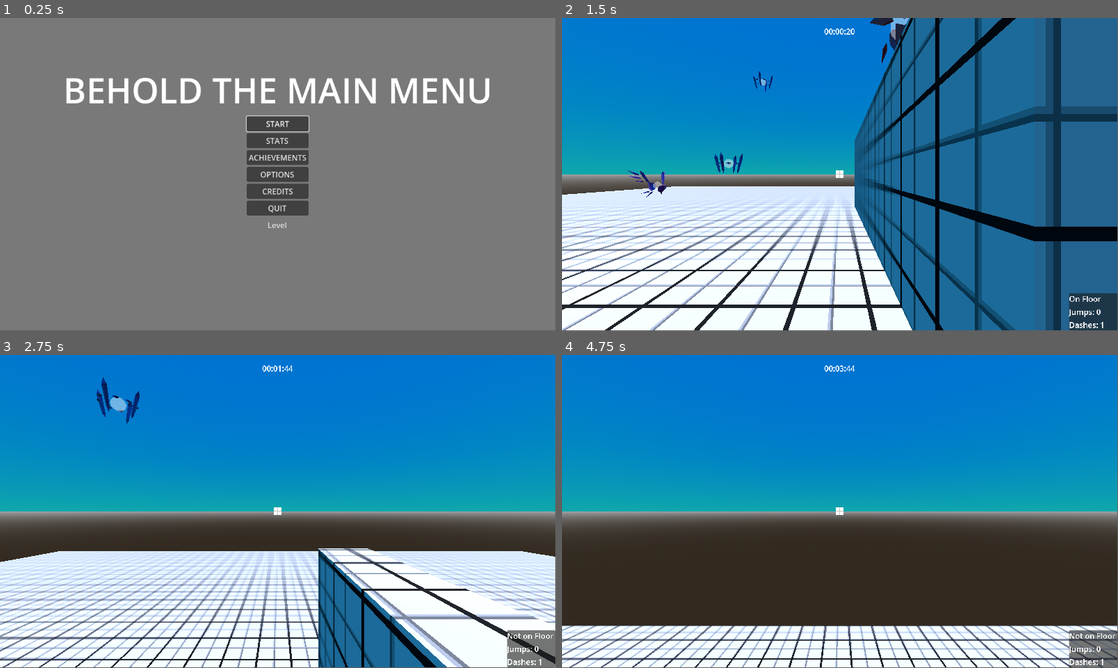
Above: before the commit, frames 1-4 (two rows, left to right).
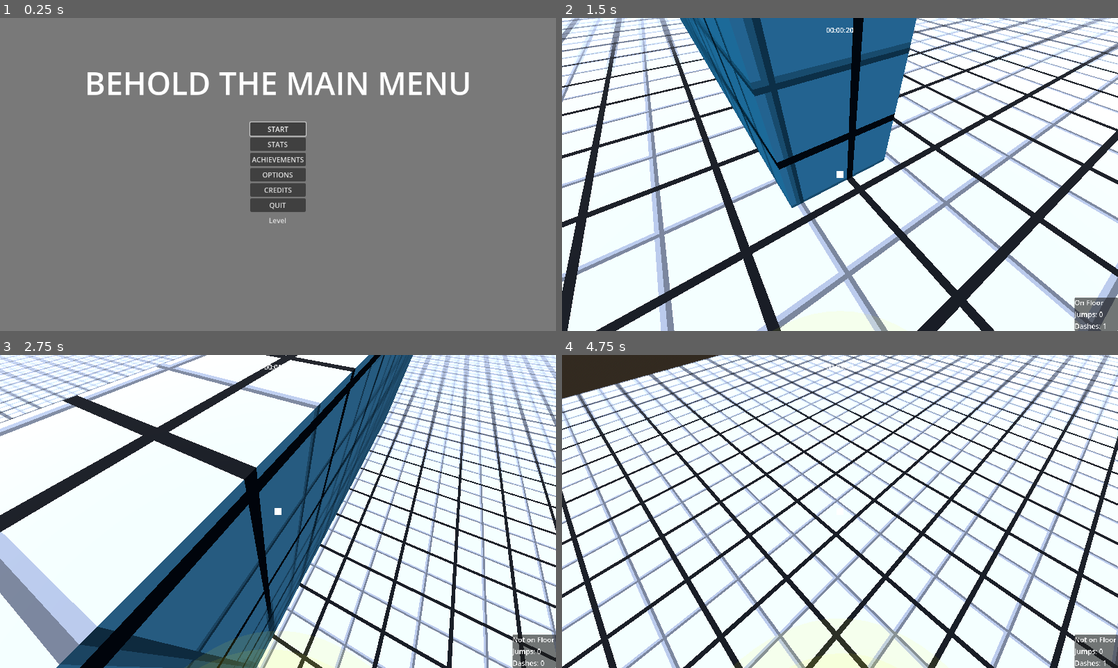
Above: after the commit, the same moments.

Repository: lucasrumney94/GodotGoneWild
Game: Godot game, scene res://Main/main_menu.tscn
Two runs of this game, one before a commit and one after it. Both use one fixed random seed, a clock stepped at 60 frames per second and the inputs below. The engine's default icon, where the game draws it, is replaced by a stand-in: a white triangle on a blue panel in a dark square. A sky picture missing from this copy of the repository is replaced by a grey-blue gradient.
Inputs (mouse positions are in pixels of both pictures, inside the frame that each line leads up to):
- Up to frame 1 (0.25 s): no input
- Up to frame 2 (1.5 s): click "START" at 0.5 s; move the mouse to (867, 171) at 1.27 s; hold W (move_forward) from 1.28 s (still down); click (867, 171) at 1.35 s
- Up to frame 3 (2.75 s): keep holding W (move_forward); tap Space (jump) at 1.52, 2.27 s; move the mouse to (250, 511) at 2.02 s; right-click (250, 511) at 2.1 s
- Up to frame 4 (4.75 s): keep holding W (move_forward); move the mouse to (851, 505) at 2.77 s; click (851, 505) at 2.85 s; move the mouse to (834, 514) at 3.52 s; right-click (834, 514) at 3.6 s; tap Space (jump) at 3.77, 4.52 s; move the mouse to (878, 514) at 4.27 s; click (878, 514) at 4.35 s
In our replay, the window is 799x449 before the commit and 800x450 after it. These sizes can differ from the game's own. Grey fills any space a smaller window leaves; there, only what the larger window draws over its background counts as a difference.

The runs differ from the first frame. In frame 1, 5.4% of the frame differs, in the area x 11-88%, y 17-68%; in frame 2, 85%; in frame 3, 91%; in frame 4, 91%, in the area x 0-100%, y 0-100%.

Commit message:
changed player input function to work with html

Diff:
--- a/godot-wild-tower/Objects/Player/player.gd
+++ b/godot-wild-tower/Objects/Player/player.gd
@@ -78,7 +78,8 @@
 			#Input.mouse_mode = Input.MOUSE_MODE_CAPTURED
 
 
-func _unhandled_input(event: InputEvent):
+#func _unhandled_input(event: InputEvent):
+func _input(event: InputEvent):
 	var mouse_input: bool = event is InputEventMouseMotion and Input.get_mouse_mode() == Input.MOUSE_MODE_CAPTURED
 	if mouse_input && !is_dashing:
 		var rotation_input: float = -event.relative.x * mouse_sensitivity
--- a/godot-wild-tower/project.godot
+++ b/godot-wild-tower/project.godot
@@ -27,12 +27,24 @@
 MissionControl="*res://Autoload/mission_control.tscn"
 AudioControl="*res://Autoload/audio_control.tscn"
 
+[display]
+
+window/size/viewport_width=1280
+window/size/viewport_height=720
+window/stretch/mode="viewport"
+
 [dotnet]
 
 project/assembly_name="Godot Wild Tower"
 
 [input]
 
+ui_cancel={
+"deadzone": 0.5,
+"events": [Object(InputEventKey,"resource_local_to_scene":false,"resource_name":"","device":0,"window_id":0,"alt_pressed":false,"shift_pressed":false,"ctrl_pressed":false,"meta_pressed":false,"pressed":false,"keycode":4194305,"physical_keycode":0,"key_label":0,"unicode":0,"location":0,"echo":false,"script":null)
+, Object(InputEventKey,"resource_local_to_scene":false,"resource_name":"","device":-1,"window_id":0,"alt_pressed":false,"shift_pressed":false,"ctrl_pressed":false,"meta_pressed":false,"pressed":false,"keycode":0,"physical_keycode":80,"key_label":0,"unicode":112,"location":0,"echo":false,"script":null)
+]
+}
 ui_left={
 "deadzone": 0.5,
 "events": [Object(InputEventKey,"resource_local_to_scene":false,"resource_name":"","device":0,"window_id":0,"alt_presse …(194 unchanged characters)…
